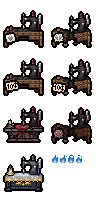
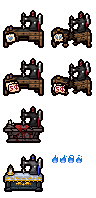
Two versions of the same layered image (96 x 198). Layer-by-layer changes:
removed layer "others" over [6, 82, 91, 128]
removed layer "Calque 6(collé)" over [51, 128, 92, 144]
removed layer "devil" over [6, 82, 92, 144]
added layer "paperSALES" above "paper8" over [6, 82, 92, 144]
added layer "paper8" above "Calque 1" over [6, 82, 92, 144]
added layer "Calque 1" over [6, 82, 92, 144]
